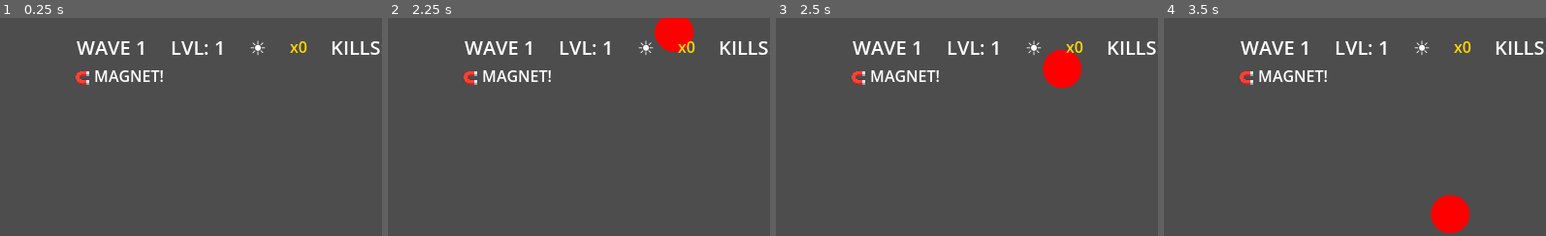
Above: before the commit, frames 1-4 (left to right).
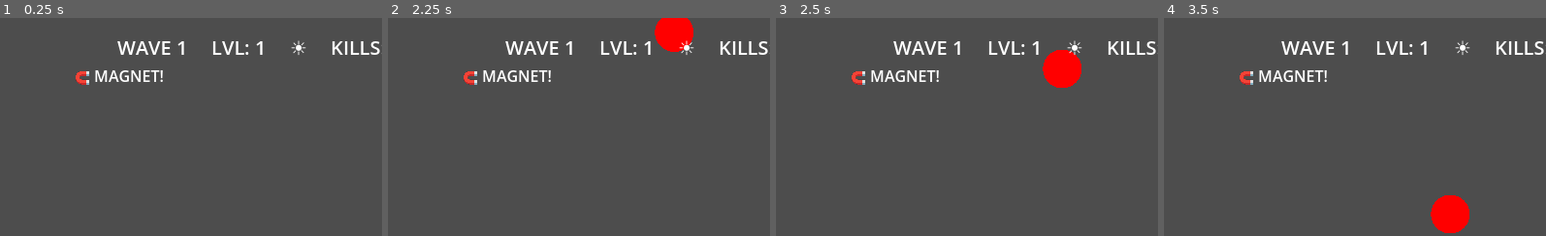
Above: after the commit, the same moments.

Repository: ailiAlone/DotAgent
Game: Godot game, scene res://scenes/game.tscn
Two runs of this game, one before a commit and one after it. Both use one fixed random seed, a clock stepped at 60 frames per second and the inputs below. The project has no main scene, so this scene is started directly.
Inputs (mouse positions are % of the whole screen's width and height, from its top left):
- Up to frame 1 (0.25 s): no input
- Up to frame 2 (2.25 s): tap Enter at 0.5, 1.35, 2 s; move the mouse to (73, 45) at 0.52 s; hold Space (shoot) 0.53-1.28 s; click (73, 45) at 0.67 s; move the mouse to (30, 55) at 1.27 s; click (30, 55) at 1.42 s; move the mouse to (61, 28) at 2.02 s; tap Shift at 2.1 s; click (61, 28) at 2.17 s
- Up to frame 3 (2.5 s): no input
- Up to frame 4 (3.5 s): move the mouse to (46, 70) at 2.77 s; tap Space (shoot) at 2.85 s; click (46, 70) at 2.92 s
The pictures show only the part of the screen within x 35-85%, y 0-50%; the shares and areas given below are measured in that part.

The runs differ from the first frame. In frame 1, 1.7% of the frame differs, in the area x 20-81%, y 10-17%; in frame 2, 1.7%; in frame 3, 1.7%; in frame 4, 1.7%.

Commit message:
dev: 架构对齐迭代 — 知识跨会话复用 + 委派改进 + 错误自恢复 + 回归测试套件
架构对齐（ARCHITECTURE.md 审计 → 修复）:
- §14 路径校验: tool_executor + agent_node 双层拦截，新文件禁止写入 scripts/scenes/resources/
- §2 精简 spawn 推荐: 删除指标驱动两轮推荐 + 硬编码关键词字典
- §8 实现 extract pruning: 共享文件提取为独立 Shared_ 节点
- §9 移除会话管理弹窗 + token 计数器，上下文压缩标记为安全网
- §10 Inspector 补充 Tools 和 Duration 字段
- §11 ARCHITECTURE.md 工具数 31→32，新增 run_game_check

知识跨会话复用:
- _build_node_context(task_text) 按任务相关性排序子节点知识注入
- _score_child_relevance: 节点ID(权重3) + 文件名(2) + 知识摘要(1) 三维匹配
- 相关子节点展示 500 字符知识 + ⭐标记，不相关的精简 80 字符
- _update_children_summaries 截断 200→500 字符

委派系统改进:
- route_to_child 增量上下文传递 (_build_incremental_context)
- generate_report 新增 this_run_output 字段（本次成果 vs 生命周期知识）
- list_children 返回 managed_files + domain_knowledge_preview
- wait_for_children 报告截断保护 (_truncate_child_report)

错误自恢复:
- _inject_error_recovery: 4种错误分类定向补救（路径拒绝/替换失败/文件已存在/场景不存在）
- 每种错误每轮只注入一次提示（_recovery_injected 去重）

Prompt 增强:
- project_structure.md 过渡期指导（已有扁平文件保留，新文件走领域目录）
- node_prompt.md 新增 Multi-Domain Tasks 路由决策指导
- 收敛总结模板从分析专用改为通用（Domain/Key Files/Architecture/Changes/History）

回归测试:
- tests/_regression_suite.gd: 18项统一回归检查（编译/工具定义/Prompt/关键函数/场景加载）
- 全部通过 18/18

Diff:
--- a/scenes/hud.tscn
+++ b/scenes/hud.tscn
@@ -58,6 +58,7 @@
 text = "LVL: 1"
 
 [node name="WeatherIconLabel" type="Label" parent="MarginContainer/VBoxContainer/TopRow"]
+unique_name_in_owner = true
 layout_mode = 2
 theme_override_font_sizes/font_size = 20
 text = "☀️"
@@ -65,6 +66,7 @@
 vertical_alignment = 1
 
 [node name="ComboLabel" type="Label" parent="MarginContainer/VBoxContainer/TopRow"]
+unique_name_in_owner = true
 layout_mode = 2
 theme_override_colors/font_color = Color(1, 0.84, 0, 1)
 text = "x0"
@@ -82,6 +84,7 @@
 text = "BEST: 0"
 
 [node name="SprintLabel" type="Label" parent="MarginContainer/VBoxContainer/TopRow"]
+unique_name_in_owner = true
 visible = false
 layout_mode = 2
 size_flags_horizontal = 10
@@ -90,6 +93,7 @@
 vertical_alignment = 1
 
 [node name="SlowMoLabel" type="Label" parent="MarginContainer/VBoxContainer/TopRow"]
+unique_name_in_owner = true
 visible = false
 layout_mode = 2
 text = "SLOW-MO"
@@ -116,6 +120,7 @@
 alignment = 1
 
 [node name="MagnetLabel" type="Label" parent="MarginContainer/VBoxContainer/PowerupRow"]
+unique_name_in_owner = true
 layout_mode = 2
 text = "🧲 MAGNET!"
 
@@ -168,16 +173,19 @@
 alignment = 1
 
 [node name="ResumeButton" type="Button" parent="MarginContainer/PauseOverlay/PauseMenu"]
+unique_name_in_owner = true
 layout_mode = 2
 theme_override_font_sizes/font_size = 24
 text = "RESUME"
 
 [node name="RestartButton" type="Button" parent="MarginContainer/PauseOverlay/PauseMenu"]
+unique_name_in_owner = true
 layout_mode = 2
 theme_override_font_sizes/font_size = 24
 text = "重新开始"
 
 [node name="QuitButton" type="Button" parent="MarginContainer/PauseOverlay/PauseMenu"]
+unique_name_in_owner = true
 layout_mode = 2
 theme_override_font_sizes/font_size = 24
 text = "QUIT"
@@ -186,6 +194,7 @@
 layout_mode = 2
 
 [node name="BossWarningLabel" type="Label" parent="MarginContainer/WarningContainer"]
+unique_name_in_owner = true
 visible = false
 layout_mode = 2
 theme_override_colors/font_color = Color(0, 0, 0, 1)
--- /dev/null
+++ b/tests/_regression_suite.gd
@@ -0,0 +1,257 @@
+extends SceneTree
+## DotAgent Banyan Regression Suite
+##
+## Unified entry point for all regression tests. Runs in headless mode.
+## Usage: godot --headless --path E:\Projects\DotAgent --script res://tests/_regression_suite.gd
+##
+## Runs critical checks from all test modules and outputs a JSON report.
+## Exit code 0 = all passed, 1 = failures detected.
+
+const OUT_PATH := "res://tests/regression_results.json"
+
+var results: Array = []
+var pass_count: int = 0
+var fail_count: int = 0
+
+
+func _init():
+	print("=" .repeat(60))
+	print("  DotAgent Banyan Regression Suite")
+	print("  Godot %s" % Engine.get_version_info().get("string", ""))
+	print("=" .repeat(60))
+	print("")
+
+	# ── Group 1: Core Compilation ──
+	print("── Core Compilation ──")
+	_run("agent_node.gd compiles", _test_agent_node_compiles)
+	_run("plugin.gd compiles", _test_plugin_compiles)
+	_run("tool_executor.gd compiles", _test_tool_executor_compiles)
+	_run("agent_tree.gd compiles", _test_agent_tree_compiles)
+
+	# ── Group 2: Tool Definitions ──
+	print("\n── Tool Definitions ──")
+	_run("node_tools.json valid", _test_node_tools_json)
+	_run("tool count >= 32", _test_tool_count)
+
+	# ── Group 3: Prompt Files ──
+	print("\n── Prompt Files ──")
+	_run("node_prompt.md exists", _test_node_prompt_exists)
+	_run("project_structure.md exists", _test_project_structure_exists)
+	_run("node_prompt has Write tasks rule", _test_write_tasks_rule)
+	_run("node_prompt has File Organization", _test_file_organization_rule)
+
+	# ── Group 4: Key Functions Exist ──
+	print("\n── Key Functions ──")
+	_run("_inject_error_recovery exists", _test_error_recovery_exists)
+	_run("_build_incremental_context exists", _test_incremental_context_exists)
+	_run("_build_this_run_output exists", _test_this_run_output_exists)
+	_run("_score_child_relevance exists", _test_score_child_relevance_exists)
+	_run("_check_flat_directory exists", _test_check_flat_directory_exists)
+	_run("_truncate_child_report exists", _test_truncate_child_report_exists)
+
+	# ── Group 5: Scene Loading ──
+	print("\n── Scene Loading ──")
+	_run("dotagent_dock.tscn loads", _test_dock_scene_loads)
+	_run("banyan_bottom_panel.tscn loads", _test_bottom_panel_loads)
+
+	# ── Summary ──
+	print("\n" + "=" .repeat(60))
+	print("  Results: %d passed / %d failed / %d total" % [pass_count, fail_count, results.size()])
+	print("=" .repeat(60))
+
+	# Write JSON report
+	var report: Dictionary = {
+		"timestamp": Time.get_datetime_string_from_system(),
+		"godot_version": Engine.get_version_info().get("string", ""),
+		"total": results.size(),
+		"passed": pass_count,
+		"failed": fail_count,
+		"tests": results,
+	}
+	var f: FileAccess = FileAccess.open(OUT_PATH, FileAccess.WRITE)
+	if f:
+		f.store_string(JSON.stringify(report, "  "))
+		f.close()
+		print("\nReport written to: %s" % OUT_PATH)
+
+	quit(0 if fail_count == 0 else 1)
+
+
+func _run(name: String, test_func: Callable) -> void:
+	var result: Dictionary = test_func.call()
+	result["name"] = name
+	results.append(result)
+	if result.get("ok", false):
+		pass_count += 1
+		print("  [PASS] %s" % name)
+	else:
+		fail_count += 1
+		print("  [FAIL] %s — %s" % [name, result.get("detail", "")])
+
+
+# ============ Group 1: Core Compilation ============
+
+func _test_agent_node_compiles() -> Dictionary:
+	var script = load("res://addons/dotagent/banyan_agent/tree/agent_node.gd") as GDScript
+	if script == null:
+		return {"ok": false, "detail": "Failed to load script"}
+	var node = script.new()
+	if node == null:
+		return {"ok": false, "detail": "Failed to instantiate"}
+	return {"ok": true, "detail": "AgentNode loaded and instantiated"}
+
+
+func _test_plugin_compiles() -> Dictionary:
+	var script = load("res://addons/dotagent/plugin.gd") as GDScript
+	if script == null:
+		return {"ok": false, "detail": "Failed to load script"}
+	return {"ok": true, "detail": "plugin.gd loaded"}
+
+
+func _test_tool_executor_compiles() -> Dictionary:
+	var script = load("res://addons/dotagent/banyan_agent/tools/tool_executor.gd") as GDScript
+	if script == null:
+		return {"ok": false, "detail": "Failed to load script"}
+	var executor = script.new()
+	if executor == null:
+		return {"ok": false, "detail": "Failed to instantiate"}
+	return {"ok": true, "detail": "BanyanToolExecutor loaded and instantiated"}
+
+
+func _test_agent_tree_compiles() -> Dictionary:
+	var script = load("res://addons/dotagent/banyan_agent/tree/agent_tree.gd") as GDScript
+	if script == null:
+		return {"ok": false, "detail": "Failed to load script"}
+	return {"ok": true, "detail": "agent_tree.gd loaded"}
+
+
+# ============ Group 2: Tool Definitions ============
+
+func _test_node_tools_json() -> Dictionary:
+	var f: FileAccess = FileAccess.open("res://addons/dotagent/banyan_agent/tools/definitions/node_tools.json", FileAccess.READ)
+	if f == null:
+		return {"ok": false, "detail": "File not found"}
+	var text: String = f.get_as_text()
+	f.close()
+	var parsed = JSON.parse_string(text)
+	if parsed == null:
+		return {"ok": false, "detail": "Invalid JSON"}
+	if parsed is Dictionary and parsed.has("tools"):
+		var tools: Array = parsed["tools"]
+		return {"ok": true, "detail": "%d tools defined" % tools.size()}
+	if parsed is Array:
+		return {"ok": true, "detail": "%d tools defined" % parsed.size()}
+	return {"ok": false, "detail": "Unexpected structure: %s" % typeof(parsed)}
+
+
+func _test_tool_count() -> Dictionary:
+	var f: FileAccess = FileAccess.open("res://addons/dotagent/banyan_agent/tools/definitions/node_tools.json", FileAccess.READ)
+	if f == null:
+		return {"ok": false, "detail": "File not found"}
+	var text: String = f.get_as_text()
+	f.close()
+	var parsed = JSON.parse_string(text)
+	if parsed == null:
+		return {"ok": false, "detail": "Invalid JSON"}
+	var count: int = 0
+	if parsed is Dictionary and parsed.has("tools"):
+		count = parsed["tools"].size()
+	elif parsed is Array:
+		count = parsed.size()
+	else:
+		return {"ok": false, "detail": "Unexpected structure"}
+	if count >= 32:
+		return {"ok": true, "detail": "%d tools (>= 32)" % count}
+	return {"ok": false, "detail": "Only %d tools (expected >= 32)" % count}
+
+
+# ============ Group 3: Prompt Files ============
+
+func _test_node_prompt_exists() -> Dictionary:
+	if FileAccess.file_exists("res://addons/dotagent/banyan_agent/prompts/node_prompt.md"):
+		return {"ok": true, "detail": "File exists"}
+	return {"ok": false, "detail": "File not found"}
+
+
+func _test_project_structure_exists() -> Dictionary:
+	if FileAccess.file_exists("res://addons/dotagent/banyan_agent/prompts/project_structure.md"):
+		return {"ok": true, "detail": "File exists"}
+	return {"ok": false, "detail": "File not found"}
+
+
+func _test_write_tasks_rule() -> Dictionary:
+	var f: FileAccess = FileAccess.open("res://addons/dotagent/banyan_agent/prompts/node_prompt.md", FileAccess.READ)
+	if f == null:
+		return {"ok": false, "detail": "Cannot open file"}
+	var text: String = f.get_as_text()
+	f.close()
+	if "Write tasks MUST produce writes" in text:
+		return {"ok": true, "detail": "Rule found"}
+	return {"ok": false, "detail": "Write tasks rule not found in node_prompt.md"}
+
+
+func _test_file_organization_rule() -> Dictionary:
+	var f: FileAccess = FileAccess.open("res://addons/dotagent/banyan_agent/prompts/node_prompt.md", FileAccess.READ)
+	if f == null:
+		return {"ok": false, "detail": "Cannot open file"}
+	var text: String = f.get_as_text()
+	f.close()
+	if "File Organization" in text and "domain-based" in text:
+		return {"ok": true, "detail": "File Organization section found"}
+	return {"ok": false, "detail": "File Organization section not found"}
+
+
+# ============ Group 4: Key Functions ============
+
+func _test_error_recovery_exists() -> Dictionary:
+	return _check_function_exists("res://addons/dotagent/banyan_agent/tree/agent_node.gd", "_inject_error_recovery")
+
+
+func _test_incremental_context_exists() -> Dictionary:
+	return _check_function_exists("res://addons/dotagent/banyan_agent/tree/agent_node.gd", "_build_incremental_context")
+
+
+func _test_this_run_output_exists() -> Dictionary:
+	return _check_function_exists("res://addons/dotagent/banyan_agent/tree/agent_node.gd", "_build_this_run_output")
+
+
+func _test_score_child_relevance_exists() -> Dictionary:
+	return _check_function_exists("res://addons/dotagent/banyan_agent/tree/agent_node.gd", "_score_child_relevance")
+
+
+func _test_check_flat_directory_exists() -> Dictionary:
+	return _check_function_exists("res://addons/dotagent/banyan_agent/tools/tool_executor.gd", "_check_flat_directory")
+
+
+func _test_truncate_child_report_exists() -> Dictionary:
+	return _check_function_exists("res://addons/dotagent/banyan_agent/tree/agent_node.gd", "_truncate_child_report")
+
+
+func _check_function_exists(path: String, func_name: String) -> Dictionary:
+	var f: FileAccess = FileAccess.open(path, FileAccess.READ)
+	if f == null:
+		return {"ok": false, "detail": "Cannot open %s" % path}
+	var text: String = f.get_as_text()
+	f.close()
+	if ("func %s(" % func_name) in text:
+		return {"ok": true, "detail": "%s found" % func_name}
+	return {"ok": false, "detail": "%s not found in %s" % [func_name, path.get_file()]}
+
+
+# ============ Group 5: Scene Loading ============
+
+func _test_dock_scene_loads() -> Dictionary:
+	return _check_scene_loads("res://addons/dotagent/ui/dotagent_dock.tscn")
+
+
+func _test_bottom_panel_loads() -> Dictionary:
+	return _check_scene_loads("res://addons/dotagent/banyan_agent/ui/banyan_bottom_panel.tscn")
+
+
+func _check_scene_loads(path: String) -> Dictionary:
+	if not ResourceLoader.exists(path):
+		return {"ok": false, "detail": "Scene not found: %s" % path}
+	var scene = load(path) as PackedScene
+	if scene == null:
+		return {"ok": false, "detail": "Failed to load: %s" % path}
+	return {"ok": true, "detail": "%s loaded" % path.get_file()}
Not shown, changed: addons/dotagent/banyan_agent/context/message_builder.gd
Not shown, changed: addons/dotagent/banyan_agent/persistence/agent_tree.json
Not shown, changed: addons/dotagent/banyan_agent/persistence/shared_knowledge.json
Not shown, changed: addons/dotagent/banyan_agent/tools/tool_executor.gd
Not shown, changed: addons/dotagent/banyan_agent/tree/agent_node.gd
Not shown, changed: addons/dotagent/banyan_agent/tree/agent_tree.gd
Not shown, changed: addons/dotagent/banyan_agent/ui/banyan_bottom_panel.gd
Not shown, changed: addons/dotagent/banyan_agent/ui/banyan_bottom_panel.tscn
Not shown, changed: addons/dotagent/plugin.gd
Not shown, changed: addons/dotagent/ui/dotagent_dock.gd
Not shown, changed: addons/dotagent/ui/dotagent_dock.tscn
Not shown, changed: addons/dotagent/ARCHITECTURE.md
(and 4 more such lines)
